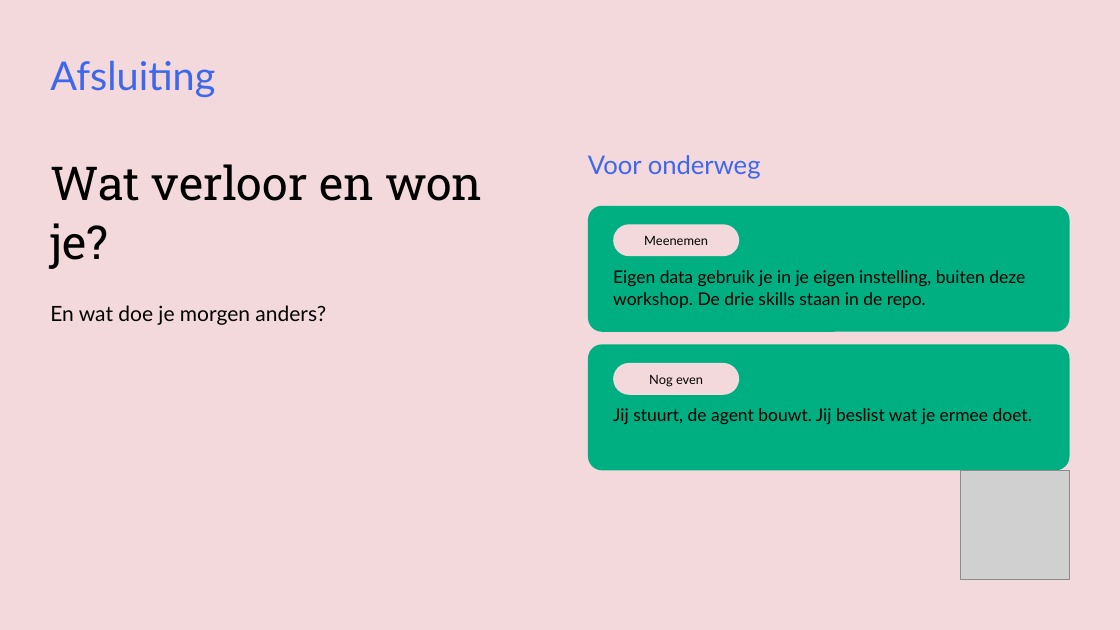
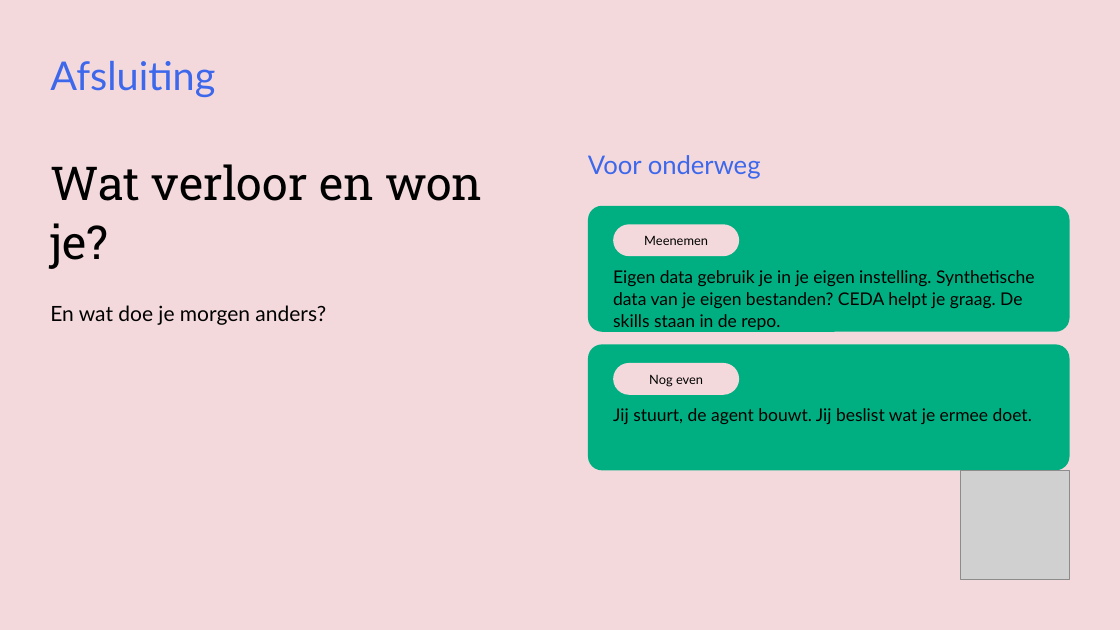
Before and after one commit to cedanl/clidev-presentaties, a slide deck: slide 34 of exports/261005_workshop_rad_uitvoering.pptx (slide 35 before the commit). Drawn at 1120x630 pixels with LibreOffice and Linux fonts; fonts in the diff are those of the drawing; grey boxes stand for pictures. Boxes give left, top, right and bottom in pixels: in the first picture for what was removed or moved away, otherwise in the second. Text is boxed around its words. In the diff, an @@ line names an element or a change of style, - is before the commit and + after.

```diff
--- a/exports/261005_workshop_rad_uitvoering.pptx
+++ b/exports/261005_workshop_rad_uitvoering.pptx
@@ text at box(613, 270, 1035, 330): text changed @@
-Eigen data gebruik je in je eigen instelling, buiten deze workshop. De drie skills staan in de repo.
+Eigen data gebruik je in je eigen instelling. Synthetische data van je eigen bestanden? CEDA helpt je graag. De skills staan in de repo.
```
Also in this commit, not shown: 12 other slides changed, 6 slides added, 8 slides removed, 1 other file.
